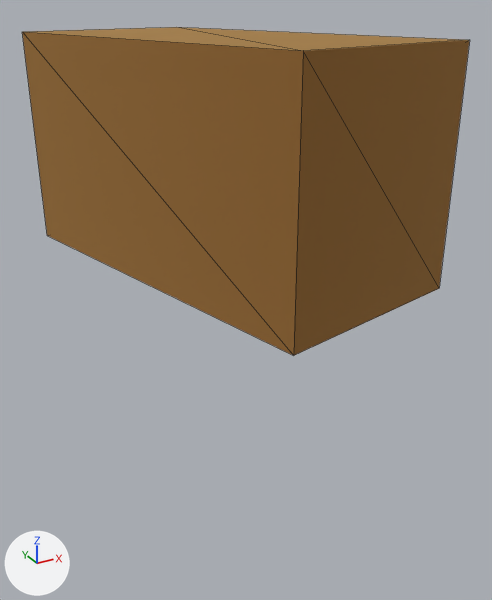
Two versions of the glTF model published-model/details/5ecc3fc39134d3944029775ebaa6ae006a7622ba39fc92dd849d744734684dd1.glb, one commit apart.
Camera for both pictures: a camera (50 mm lens) standing at (25.2775, 16.5964, 5.0667) and looking at (25.3496, 16.7276, 5.0011). The axes (+X, +Y, +Z) are drawn at lower left. The lights are the same throughout. The picture after the commit comes second. Mesh edges are drawn as thin lines. Where no turn or scale is listed for an object, it has been applied to the vertices. Vertices at exactly the same position are counted once.

Before the edit, the objects in view are built like this:
```python
me_gap_12_high_1 = bpy.data.meshes.new('GAP-12-HIGH-1')
me_gap_12_high_1.from_pydata(...)  # 8 vertices, 12 faces; spans x 25.3143..25.3792, y 16.6846..16.7827, z 5.01..5.06
me_gap_12_high_1.materials.append(mat_mat_0)  # orange #bf965c
ob_gap_12_high_1 = bpy.data.objects.new('GAP-12-HIGH-1', me_gap_12_high_1)
ob_gap_12_high_1.location = (0.0, 0.0, 0.0)
```
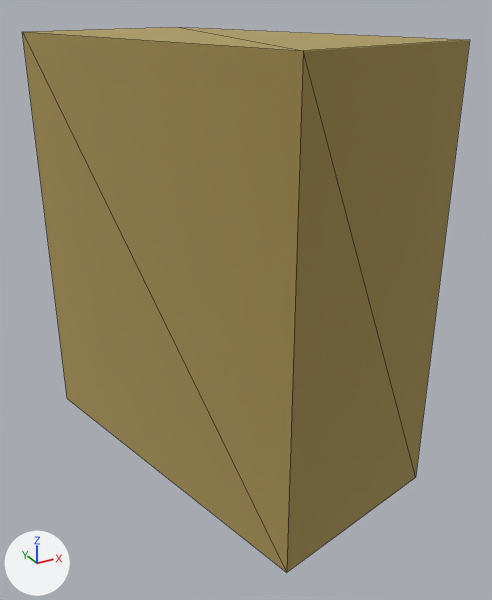
Boxes (x1, y1, x2, y2) around the edits, measured in the pictures (492 x 600 px; the box of a moved part takes in the faces that stretch with it):
'GAP-12-HIGH-1', reshaped (65% taller): before (22, 27, 470, 356); after (22, 27, 470, 572)
part 1 of me_gap_12_high_1, moved or reshaped: before (22, 32, 470, 356); after (22, 32, 470, 572)
part 2 of me_gap_12_high_1, recoloured (orange to yellow): (32, 27, 461, 51) in both

What changed in the scene script:
```text
Add mat_mat_1:
    mat_mat_1 = principled_material('mat_1')
    mat_mat_1.base_color = (0.587, 0.477, 0.205)  # yellow #c9b87d
    mat_mat_1.metallic = 1.0
    mat_mat_1.roughness = 1.0
Change me_gap_12_high_1:
    used by ob_gap_12_high_1; location = (0.0, 0.0, 0.0)
    remove me_gap_12_high_1.from_pydata(...)  # 8 vertices, 12 faces; spans x 25.3143..25.3792, y 16.6846..16.7827, z 5.01..5.06
    add me_gap_12_high_1.from_pydata(...)  # 8 vertices, 12 faces; spans x 25.3143..25.3792, y 16.6846..16.7827, z 4.96..5.06
    me_gap_12_high_1 part 1
    4 vertices are removed from x 25.3143..25.3792, y 16.6846..16.7827, z 5.01
    10 faces are deleted
    4 vertices are added at (25.3143, 16.7721, 4.96), (25.3581, 16.7827, 4.96), (25.3792, 16.6952, 4.96), (25.3355, 16.6846, 4.96)
    10 new faces join them
    me_gap_12_high_1 part 2: 2 faces spanning x 25.3143..25.3792, y 16.6846..16.7827, z 5.06 switch from mat_mat_0 (orange #bf965c) to mat_mat_1 (yellow #c9b87d)
```
